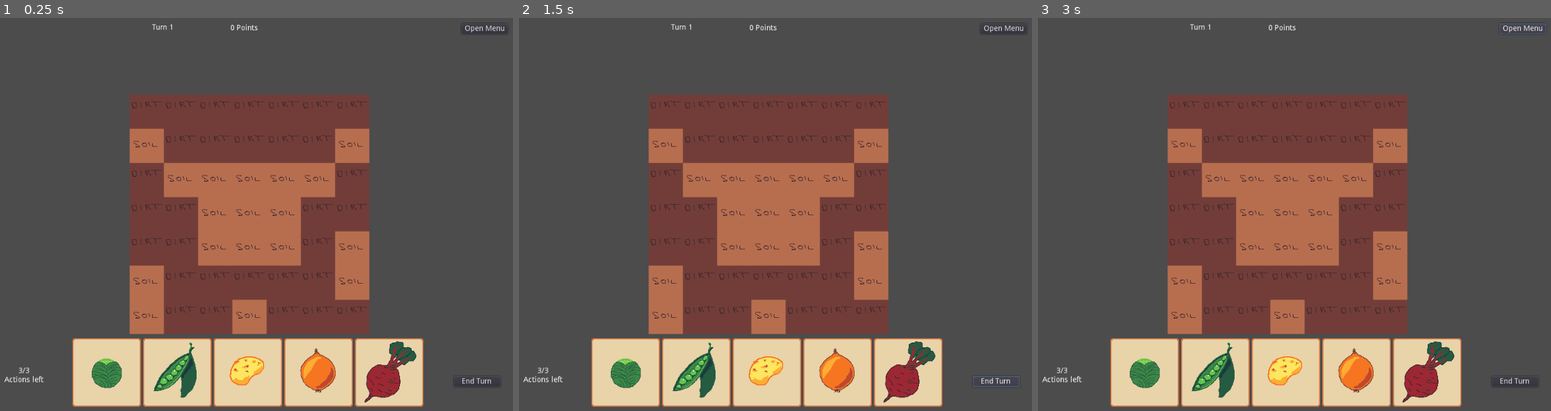
Above: before the commit, frames 1-3 (left to right).
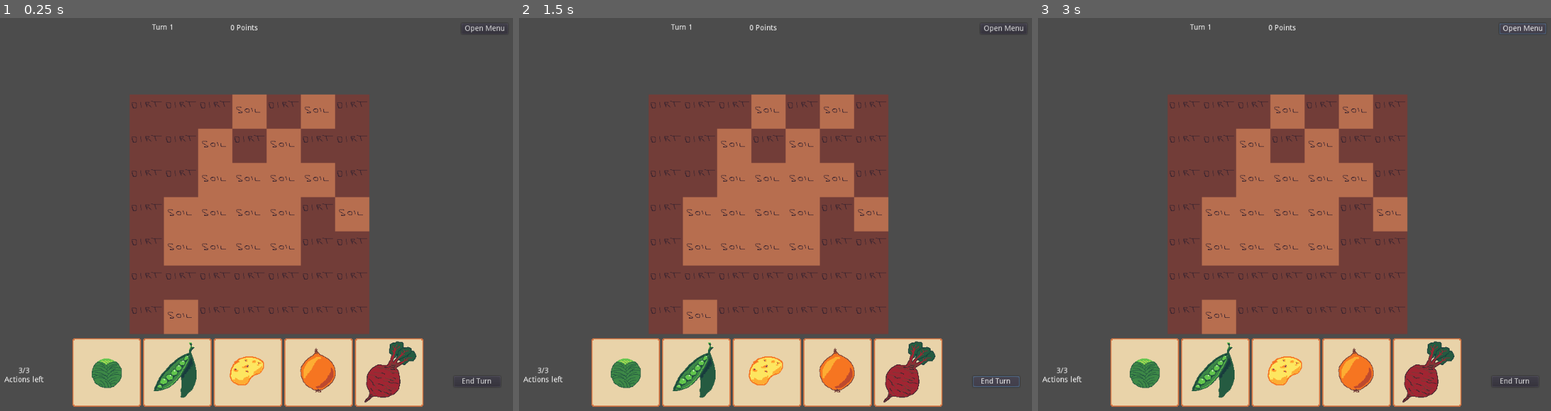
Above: after the commit, the same moments.

Repository: Rellikiox/Harvest-Season
Game: Godot game, scene res://Game.tscn
The game is run twice, just before and just after one commit, with the same random seed, the same clock (stepped at 60 frames per second) and the same inputs.
Inputs:
- Up to frame 1 (0.25 s): no input
- Up to frame 2 (1.5 s): click "End Turn" at 0.5 s; click "End Turn" at 1.25 s
- Up to frame 3 (3 s): click "End Turn" at 2 s; click "Open Menu" at 2.75 s

The runs differ from the first frame. In frame 1, 9.2% of the frame differs, in the area x 25-72%, y 19-81%; in frame 2, 9.2%; in frame 3, 9.2%.

Commit message:
Add Effects tilemap layer and Turn Manager
- Turn Manager:
-- Updates the UI elements when actions are used/spent.
-- When a turn is finished it triggers the processing of the tiles
- Effects:
-- Planted tiles have a water level that goes down by one every turn
-- When the water level reaches 0 the plant dies

Diff:
--- a/Game.gd
+++ b/Game.gd
@@ -2,6 +2,7 @@
 
 var UITiles = Global.UITileEnum
 var GroundTiles = Global.GroundTileEnum
+
 
 
 # Engine Callbacks
@@ -9,9 +10,10 @@
 func _ready():
 	$UI/UI.connect('drag_position', self, '_on_card_drag')
 	$UI/UI.connect('drop_position', self, '_on_card_drop')
+	$UI/UI.connect('end_turn_button', $TurnManager, 'end_turn')
 
-	reset_land()
-	reset_ui()
+	init_tilemaps()
+	$TurnManager.init(self, $UI/UI)
 
 
 func _physics_process(delta):
@@ -38,12 +40,15 @@
 
 
 func _on_card_drop(_position, card:Cards.BaseCard):
+	$Ground/UI.clear()
+
 	var cell = $Ground.world_to_map($Ground.get_local_mouse_position())
 	if not is_valid_cell(cell):
 		return
 
 	if card.can_be_placed(cell, $Ground):
-		card.place(cell, $Ground)
+		card.place(cell, $Ground, $Ground/Effects)
+		$TurnManager.action_spent()
 
 
 # Tileset management
@@ -52,9 +57,15 @@
 	return cell.x >= 0 and cell.x <= 6 and cell.y >= 0 and cell.y <= 6
 
 
-func reset_land():
+func init_tilemaps():
+	# Clear any UI
+	$Ground/UI.clear()
+
+	# Clear any effects
+	$Ground/Effects.clear()
+
+	# Clear and init the ground
 	$Ground.clear()
-
 	for x in range(7):
 		for y in range(7):
 			$Ground.set_cell(x, y, GroundTiles.DIRT)
@@ -72,11 +83,6 @@
 			extra_soil_placed += 1
 
 
-
-func reset_ui():
-	$Ground/UI.clear()
-
-
 # Gameplay Methods
 
 func calculate_points():
@@ -86,3 +92,12 @@
 	var beets = len($Ground.get_used_cells_by_id(GroundTiles.BEET))
 	var cabbage = len($Ground.get_used_cells_by_id(GroundTiles.CABBAGE))
 	return potatoes + onions + peas + beets + cabbage
+
+
+func process_tiles():
+	for cell in $Ground/Effects.get_used_cells():
+		var level = $Ground/Effects.get_cellv(cell)
+		if level == Global.EffectsEnum.DEAD:
+			continue
+
+		$Ground/Effects.set_cellv(cell, level - 1)
--- a/Game.tscn
+++ b/Game.tscn
@@ -1,9 +1,11 @@
-[gd_scene load_steps=5 format=2]
+[gd_scene load_steps=7 format=2]
 
-[ext_resource path="res://tiles/ground-tileset.tres" type="TileSet" id=1]
+[ext_resource path="res://ui/tiles/ground-tileset.tres" type="TileSet" id=1]
 [ext_resource path="res://Game.gd" type="Script" id=2]
 [ext_resource path="res://ui/Game_UI.tscn" type="PackedScene" id=3]
-[ext_resource path="res://tiles/ui-tileset.tres" type="TileSet" id=4]
+[ext_resource path="res://ui/tiles/ui-tileset.tres" type="TileSet" id=4]
+[ext_resource path="res://ui/tiles/effects-tileset.tres" type="TileSet" id=5]
+[ext_resource path="res://cards/TurnManager.tscn" type="PackedScene" id=6]
 
 [node name="Game" type="Node2D"]
 script = ExtResource( 2 )
@@ -19,8 +21,14 @@
 current = true
 editor_draw_screen = false
 
+[node name="Effects" type="TileMap" parent="Ground"]
+tile_set = ExtResource( 5 )
+format = 1
+
 [node name="UI" type="TileMap" parent="Ground"]
 tile_set = ExtResource( 4 )
 format = 1
 
 [node name="UI" parent="." instance=ExtResource( 3 )]
+
+[node name="TurnManager" parent="." instance=ExtResource( 6 )]
--- a/Global.gd
+++ b/Global.gd
@@ -2,5 +2,7 @@
 
 
 enum CardEnum {SOW_GROUND, PLANT_POTATO, PLANT_ONION, PLANT_PEAS, PLANT_BEET, PLANT_CABBAGE, PLACE_SPRINKLER}
+
 enum GroundTileEnum {EMPTY = -1, DIRT, SOIL, POTATO, ONION, PEAS, BEET, CABBAGE, SPRINKLER}
+enum EffectsEnum {EMPTY = -1, DEAD, WATER_1, WATER_2, WATER_3}
 enum UITileEnum {EMPTY = -1, HIGHLIGHT, INVALID}
--- a/cards/Cards.gd
+++ b/cards/Cards.gd
@@ -7,7 +7,7 @@
 	func can_be_placed(cell:Vector2, ground:TileMap):
 		pass
 
-	func place(cell:Vector2, ground:TileMap):
+	func place(cell:Vector2, ground:TileMap, effects:TileMap):
 		pass
 
 
@@ -19,8 +19,9 @@
 	func can_be_placed(cell:Vector2, ground:TileMap):
 		return ground.get_cellv(cell) == Global.GroundTileEnum.SOIL
 
-	func place(cell:Vector2, ground:TileMap):
+	func place(cell:Vector2, ground:TileMap, effects:TileMap):
 		ground.set_cellv(cell, tile)
+		effects.set_cellv(cell, Global.EffectsEnum.WATER_3)
 
 
 class PlantPeasCard extends BaseCard:
@@ -31,8 +32,9 @@
 	func can_be_placed(cell:Vector2, ground:TileMap):
 		return ground.get_cellv(cell) == Global.GroundTileEnum.SOIL
 
-	func place(cell:Vector2, ground:TileMap):
+	func place(cell:Vector2, ground:TileMap, effects:TileMap):
 		ground.set_cellv(cell, tile)
+		effects.set_cellv(cell, Global.EffectsEnum.WATER_3)
 
 
 class PlantCabbageCard extends BaseCard:
@@ -43,8 +45,9 @@
 	func can_be_placed(cell:Vector2, ground:TileMap):
 		return ground.get_cellv(cell) == Global.GroundTileEnum.SOIL
 
-	func place(cell:Vector2, ground:TileMap):
+	func place(cell:Vector2, ground:TileMap, effects:TileMap):
 		ground.set_cellv(cell, tile)
+		effects.set_cellv(cell, Global.EffectsEnum.WATER_3)
 
 
 
@@ -56,10 +59,9 @@
 	func can_be_placed(cell:Vector2, ground:TileMap):
 		return ground.get_cellv(cell) == Global.GroundTileEnum.SOIL
 
-	func place(cell:Vector2, ground:TileMap):
+	func place(cell:Vector2, ground:TileMap, effects:TileMap):
 		ground.set_cellv(cell, tile)
-
-
+		effects.set_cellv(cell, Global.EffectsEnum.WATER_3)
 
 
 class PlantBeetCard extends BaseCard:
@@ -70,5 +72,6 @@
 	func can_be_placed(cell:Vector2, ground:TileMap):
 		return ground.get_cellv(cell) == Global.GroundTileEnum.SOIL
 
-	func place(cell:Vector2, ground:TileMap):
+	func place(cell:Vector2, ground:TileMap, effects:TileMap):
 		ground.set_cellv(cell, tile)
+		effects.set_cellv(cell, Global.EffectsEnum.WATER_3)
--- /dev/null
+++ b/cards/TurnManager.gd
@@ -0,0 +1,39 @@
+extends Node
+
+
+
+export (int) var ACTIONS_PER_TURN = 3
+
+var Game = null
+var UI = null
+
+var actions_left = 0
+
+func init(_game, _ui):
+	Game = _game
+	UI = _ui
+	trigger_turn_start()
+	replenish_actions()
+
+
+func end_turn():
+	Game.process_tiles()
+	trigger_turn_start()
+	replenish_actions()
+
+
+func action_spent():
+	actions_left -= 1
+	if actions_left == 0:
+		UI.disable_cards()
+	UI.set_actions(actions_left, ACTIONS_PER_TURN)
+
+
+func replenish_actions():
+	actions_left = ACTIONS_PER_TURN
+	UI.enable_cards()
+	UI.set_actions(actions_left, ACTIONS_PER_TURN)
+
+
+func trigger_turn_start():
+	pass
--- /dev/null
+++ b/cards/TurnManager.tscn
@@ -0,0 +1,6 @@
+[gd_scene load_steps=2 format=2]
+
+[ext_resource path="res://cards/TurnManager.gd" type="Script" id=1]
+
+[node name="TurnManager" type="Node2D"]
+script = ExtResource( 1 )
--- a/ui/Card.gd
+++ b/ui/Card.gd
@@ -3,10 +3,17 @@
 export (Global.CardEnum) var card_type setget set_card_type
 
 var card = null
+var interactions_enabled = true
 
 
 func _ready():
 	set_card_type(card_type)
+
+
+func enable_interactions(enabled):
+	interactions_enabled = enabled
+	mouse_default_cursor_shape = Control.CURSOR_POINTING_HAND if interactions_enabled else Control.CURSOR_ARROW
+	$CardTexture.material.set_shader_param('grayscale', not enabled)
 
 
 func set_card_type(card_type):
@@ -26,18 +33,21 @@
 
 
 func get_drag_data(_pos):
-	var icon = TextureRect.new()
-	icon.texture = card.icon
-	set_drag_preview(icon)
-
-	return card
-
+	if interactions_enabled:
+		var icon = TextureRect.new()
+		icon.texture = card.icon
+		set_drag_preview(icon)
+		return card
+	else:
+		return null
 
 func _on_CardTexture_mouse_entered():
-	$Tween.interpolate_property($CardTexture, 'margin_top', $CardTexture.margin_top, -10, 0.5, Tween.TRANS_CUBIC, Tween.EASE_OUT)
-	$Tween.start()
+	if interactions_enabled:
+		$Tween.interpolate_property($CardTexture, 'margin_top', $CardTexture.margin_top, -10, 0.5, Tween.TRANS_CUBIC, Tween.EASE_OUT)
+		$Tween.start()
 
 
 func _on_CardTexture_mouse_exited():
-	$Tween.interpolate_property($CardTexture, 'margin_top', $CardTexture.margin_top, 0, 0.5, Tween.TRANS_CUBIC, Tween.EASE_OUT)
-	$Tween.start()
+	if interactions_enabled:
+		$Tween.interpolate_property($CardTexture, 'margin_top', $CardTexture.margin_top, 0, 0.5, Tween.TRANS_CUBIC, Tween.EASE_OUT)
+		$Tween.start()
--- a/ui/Card.tscn
+++ b/ui/Card.tscn
@@ -1,17 +1,36 @@
-[gd_scene load_steps=3 format=2]
+[gd_scene load_steps=5 format=2]
 
 [ext_resource path="res://assets/potato-card.png" type="Texture" id=1]
 [ext_resource path="res://ui/Card.gd" type="Script" id=3]
 
+[sub_resource type="Shader" id=1]
+code = "shader_type canvas_item;
+
+uniform bool grayscale = false;
+
+void fragment() {
+    COLOR = texture(TEXTURE, UV);
+	if (grayscale) {
+	    float avg = (COLOR.r + COLOR.g + COLOR.b) / 3.0;
+	    COLOR.rgb = vec3(avg);
+	}
+}"
+
+[sub_resource type="ShaderMaterial" id=2]
+shader = SubResource( 1 )
+shader_param/grayscale = false
+
 [node name="Card" type="MarginContainer"]
 margin_right = 40.0
 margin_bottom = 40.0
+mouse_default_cursor_shape = 2
 script = ExtResource( 3 )
 __meta__ = {
 "_edit_use_anchors_": false
 }
 
 [node name="CardTexture" type="TextureRect" parent="."]
+material = SubResource( 2 )
 margin_right = 128.0
 margin_bottom = 128.0
 texture = ExtResource( 1 )
--- a/ui/Game_UI.tscn
+++ b/ui/Game_UI.tscn
@@ -32,6 +32,9 @@
 margin_right = -40.0952
 margin_bottom = -54.415
 text = "End Turn"
+__meta__ = {
+"_edit_use_anchors_": false
+}
 
 [node name="Actions" type="Label" parent="UI"]
 anchor_top = 1.0
@@ -65,7 +68,7 @@
 "_edit_use_anchors_": false
 }
 
-[node name="HBoxContainer" type="HBoxContainer" parent="UI"]
+[node name="CardContainer" type="HBoxContainer" parent="UI"]
 anchor_left = 0.5
 anchor_top = 1.0
 anchor_right = 0.5
@@ -79,31 +82,32 @@
 "_edit_use_anchors_": false
 }
 
-[node name="Card" parent="UI/HBoxContainer" instance=ExtResource( 1 )]
+[node name="Card" parent="UI/CardContainer" instance=ExtResource( 1 )]
 margin_right = 128.0
 margin_bottom = 128.0
 card_type = 5
 
-[node name="Card2" parent="UI/HBoxContainer" instance=ExtResource( 1 )]
+[node name="Card2" parent="UI/CardContainer" instance=ExtResource( 1 )]
 margin_left = 132.0
 margin_right = 260.0
 margin_bottom = 128.0
 card_type = 3
 
-[node name="Card3" parent="UI/HBoxContainer" instance=ExtResource( 1 )]
+[node name="Card3" parent="UI/CardContainer" instance=ExtResource( 1 )]
 margin_left = 264.0
 margin_right = 392.0
 margin_bottom = 128.0
 card_type = 1
 
-[node name="Card4" parent="UI/HBoxContainer" instance=ExtResource( 1 )]
+[node name="Card4" parent="UI/CardContainer" instance=ExtResource( 1 )]
 margin_left = 396.0
 margin_right = 524.0
 margin_bottom = 128.0
 card_type = 2
 
-[node name="Card5" parent="UI/HBoxContainer" instance=ExtResource( 1 )]
+[node name="Card5" parent="UI/CardContainer" instance=ExtResource( 1 )]
 margin_left = 528.0
 margin_right = 656.0
 margin_bottom = 128.0
 card_type = 4
+[connection signal="pressed" from="UI/End Turn" to="UI" method="_on_End_Turn_pressed"]
--- a/ui/UI.gd
+++ b/ui/UI.gd
@@ -3,6 +3,21 @@
 signal drag_position
 signal drop_position
 
+signal end_turn_button
+
+
+func set_actions(left, total):
+	$Actions.text = '%d/%d\nActions left' % [left, total]
+
+
+func enable_cards():
+	for card in $CardContainer.get_children():
+		card.enable_interactions(true)
+
+
+func disable_cards():
+	for card in $CardContainer.get_children():
+		card.enable_interactions(false)
 
 
 func can_drop_data(_position, data):
@@ -12,3 +27,7 @@
 
 func drop_data(_position, data):
 	emit_signal("drop_position", _position, data)
+
+
+func _on_End_Turn_pressed():
+	emit_signal('end_turn_button')
--- /dev/null
+++ b/ui/tiles/effects-tileset.tres
@@ -0,0 +1,61 @@
+[gd_resource type="TileSet" load_steps=2 format=2]
+
+[ext_resource path="res://assets/effects-tiles.png" type="Texture" id=1]
+
+[resource]
+0/name = "effects-tiles.png 0"
+0/texture = ExtResource( 1 )
+0/tex_offset = Vector2( 0, 0 )
+0/modulate = Color( 1, 1, 1, 1 )
+0/region = Rect2( 0, 0, 64, 64 )
+0/tile_mode = 0
+0/occluder_offset = Vector2( 0, 0 )
+0/navigation_offset = Vector2( 0, 0 )
+0/shape_offset = Vector2( 0, 0 )
+0/shape_transform = Transform2D( 1, 0, 0, 1, 0, 0 )
+0/shape_one_way = false
+0/shape_one_way_margin = 0.0
+0/shapes = [  ]
+0/z_index = 0
+1/name = "effects-tiles.png 1"
+1/texture = ExtResource( 1 )
+1/tex_offset = Vector2( 0, 0 )
+1/modulate = Color( 1, 1, 1, 1 )
+1/region = Rect2( 64, 0, 64, 64 )
+1/tile_mode = 0
+1/occluder_offset = Vector2( 0, 0 )
+1/navigation_offset = Vector2( 0, 0 )
+1/shape_offset = Vector2( 0, 0 )
+1/shape_transform = Transform2D( 1, 0, 0, 1, 0, 0 )
+1/shape_one_way = false
+1/shape_one_way_margin = 0.0
+1/shapes = [  ]
+1/z_index = 0
+2/name = "effects-tiles.png 2"
+2/texture = ExtResource( 1 )
+2/tex_offset = Vector2( 0, 0 )
+2/modulate = Color( 1, 1, 1, 1 )
+2/region = Rect2( 128, 0, 64, 64 )
+2/tile_mode = 0
+2/occluder_offset = Vector2( 0, 0 )
+2/navigation_offset = Vector2( 0, 0 )
+2/shape_offset = Vector2( 0, 0 )
+2/shape_transform = Transform2D( 1, 0, 0, 1, 0, 0 )
+2/shape_one_way = false
+2/shape_one_way_margin = 0.0
+2/shapes = [  ]
+2/z_index = 0
+3/name = "effects-tiles.png 3"
+3/texture = ExtResource( 1 )
+3/tex_offset = Vector2( 0, 0 )
+3/modulate = Color( 1, 1, 1, 1 )
+3/region = Rect2( 192, 0, 64, 64 )
+3/tile_mode = 0
+3/occluder_offset = Vector2( 0, 0 )
+3/navigation_offset = Vector2( 0, 0 )
+3/shape_offset = Vector2( 0, 0 )
+3/shape_transform = Transform2D( 1, 0, 0, 1, 0, 0 )
+3/shape_one_way = false
+3/shape_one_way_margin = 0.0
+3/shapes = [  ]
+3/z_index = 0
Binary file added: assets/effects-tiles.aseprite
Binary file added: assets/effects-tiles.png
Not shown, added: assets/effects-tiles.png.import
Renamed: tiles/ground-tileset.tres -> ui/tiles/ground-tileset.tres
Renamed: tiles/ui-tileset.tres -> ui/tiles/ui-tileset.tres
